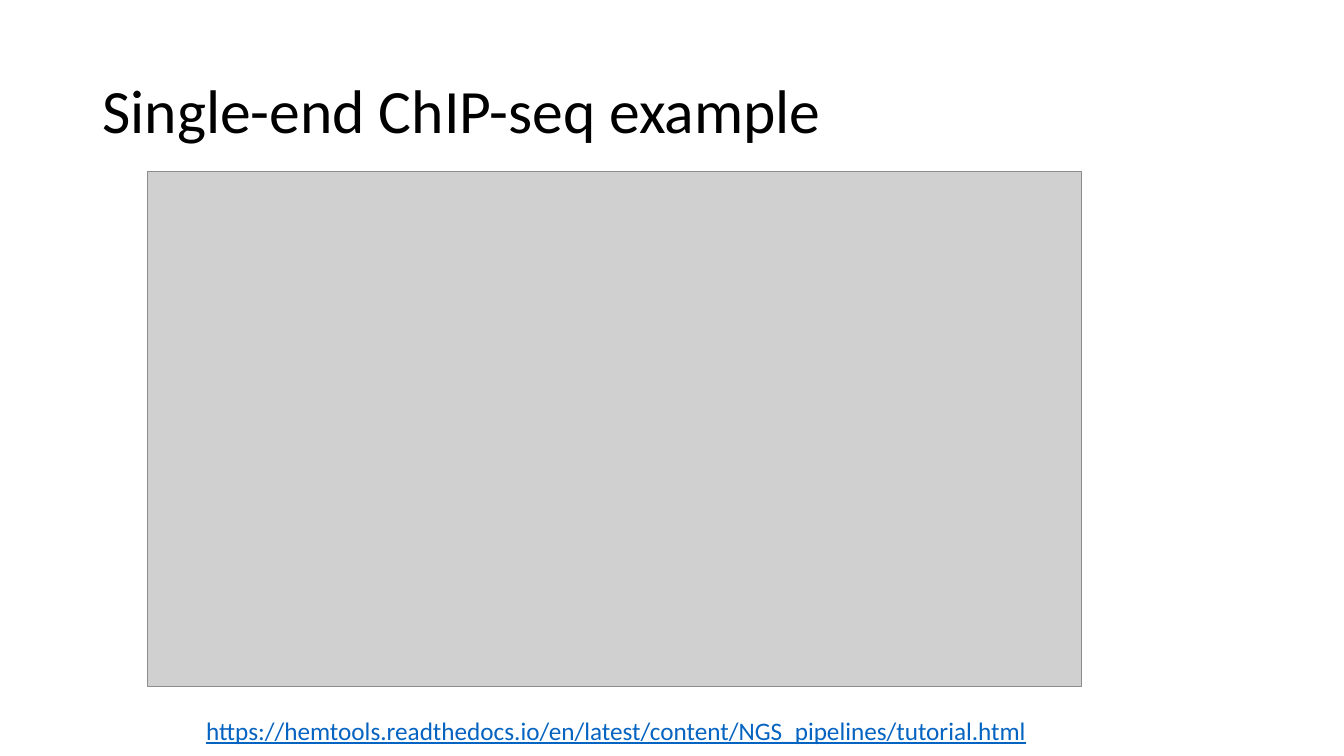
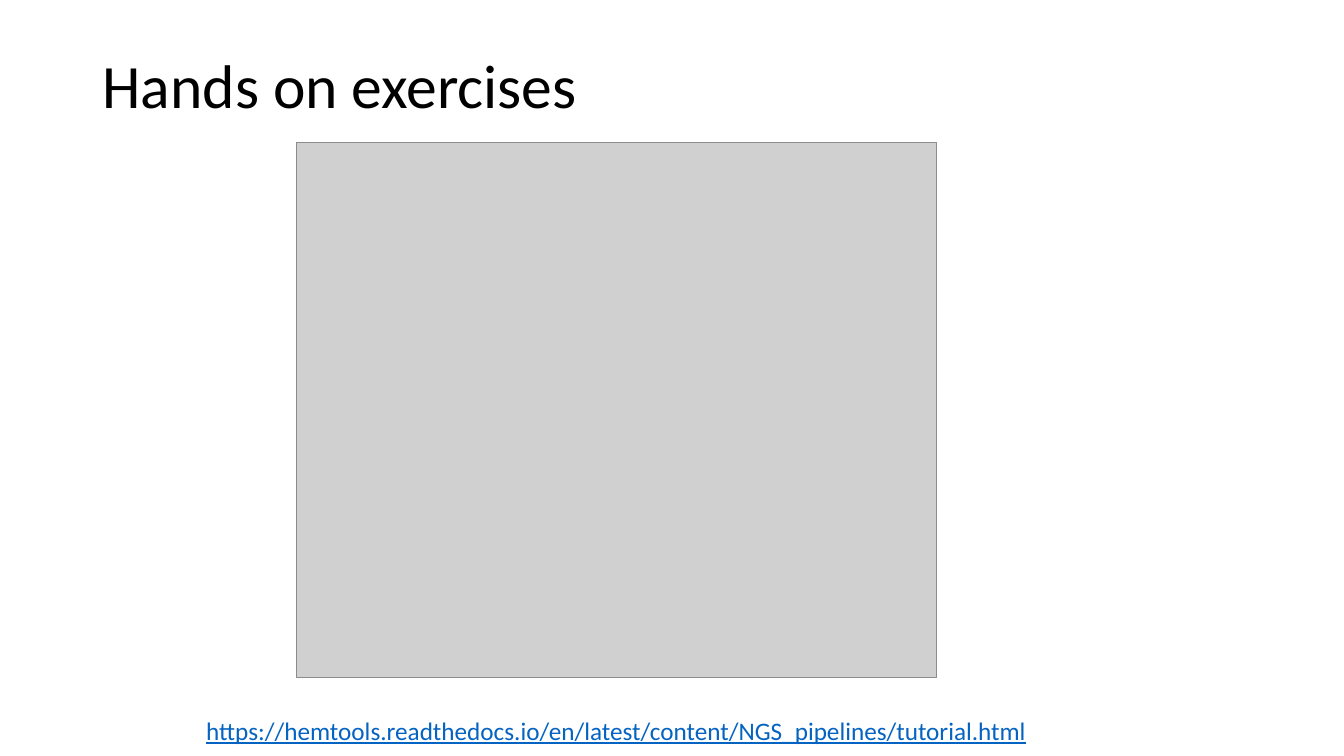
Before and after one commit to YichaoOU/HemTools, a slide deck: slide 11 of HemTools Tutorial.pptx. Drawn at 1344x756 pixels with LibreOffice and Linux fonts; fonts in the diff are those of the drawing; grey boxes stand for pictures. Boxes give left, top, right and bottom in pixels: in the first picture for what was removed or moved away, otherwise in the second. Text is boxed around its words. In the diff, an @@ line names an element or a change of style, - is before the commit and + after.

```diff
--- a/HemTools Tutorial.pptx
+++ b/HemTools Tutorial.pptx
@@ title at [102,65,577,109]: text changed @@
-Single-end ChIP-seq example
+Hands on exercises
@@ picture: place and size @@
-picture at [147,171,1082,686]
+picture at [296,142,937,678]
```
Also in this commit, not shown: 8 other slides changed, 6 slides added, 3 other files.
